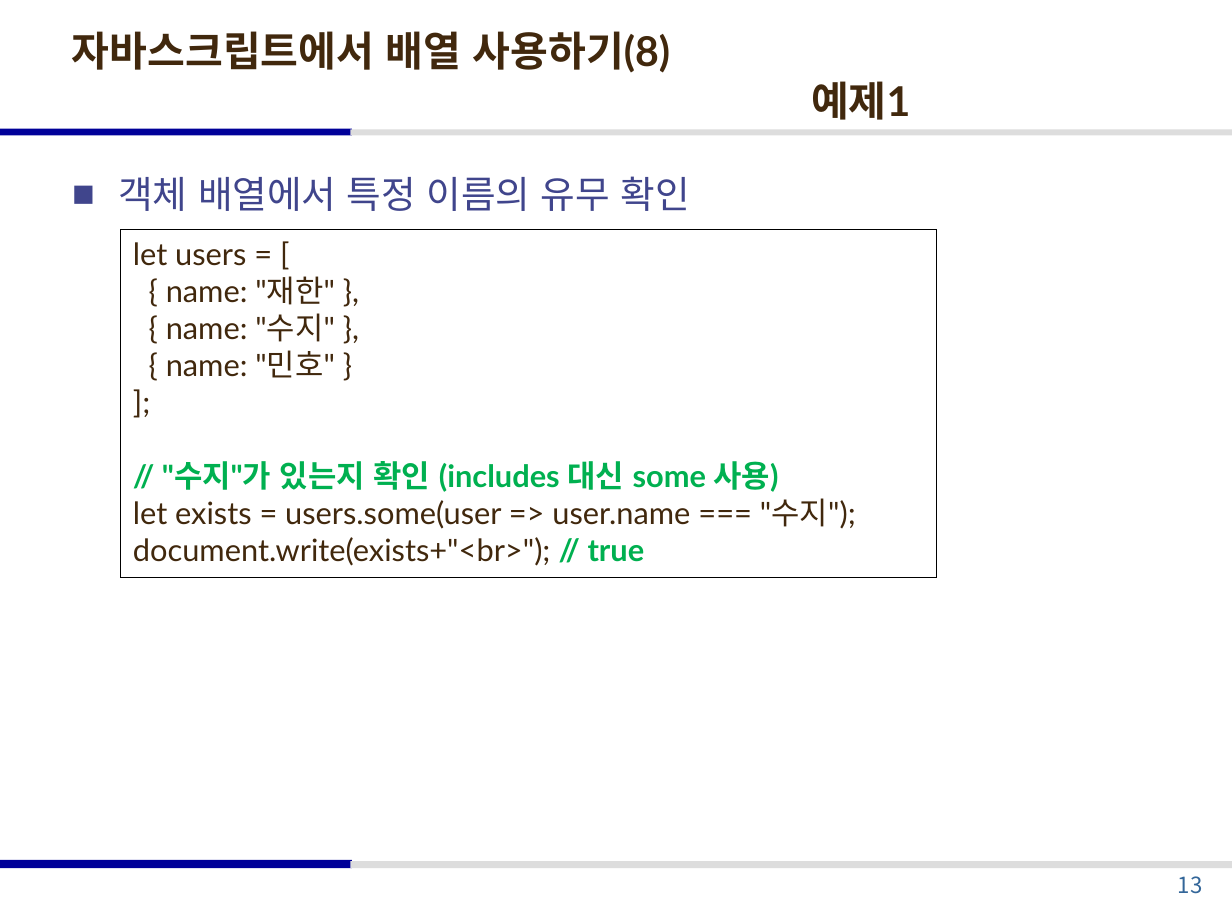
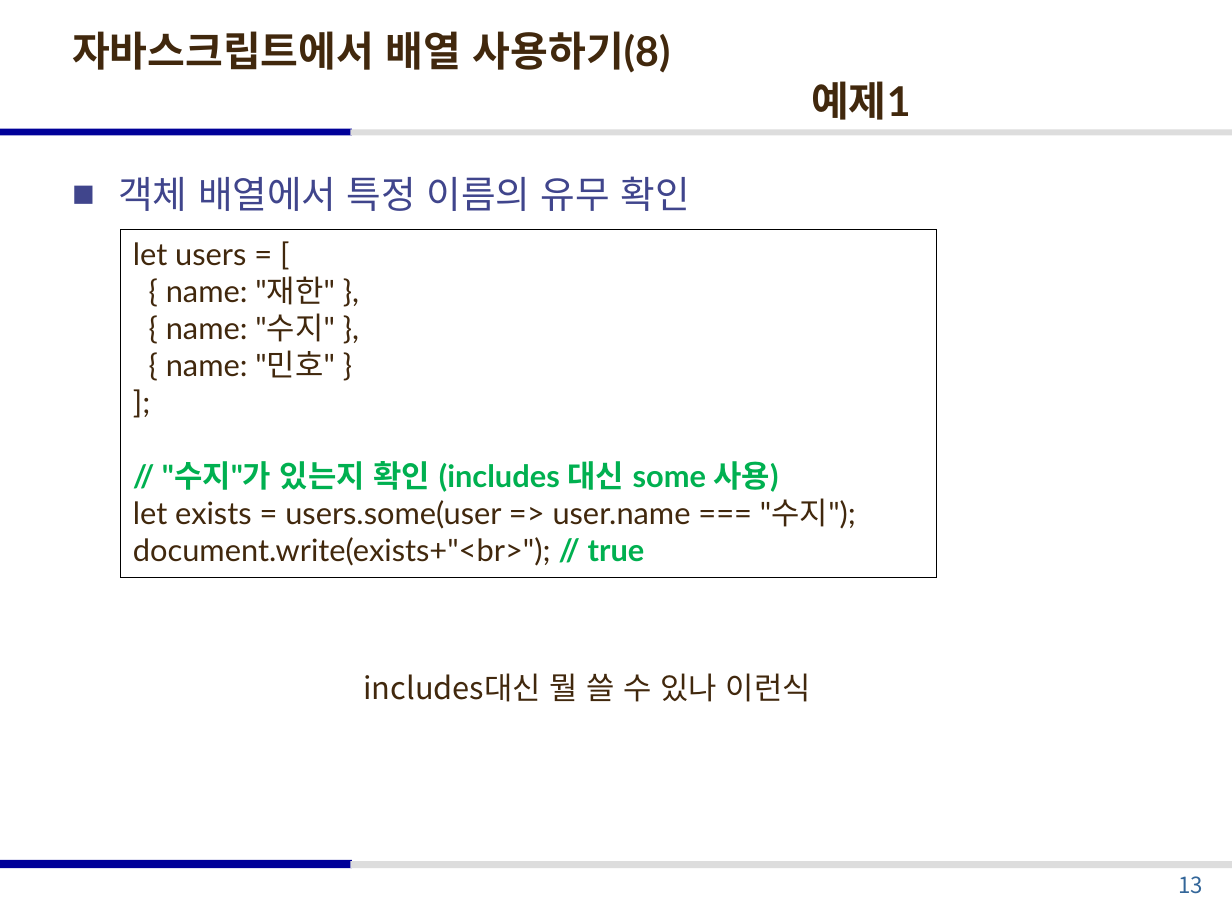
Before and after one commit to ilikecyberpunk/2-, a slide deck: slide 13 of 1학기/웹 프로그래밍/2026_웹 프로그래밍_part6.pptx. Drawn at 1232x924 pixels with LibreOffice and Linux fonts; fonts in the diff are those of the drawing. Boxes give left, top, right and bottom in pixels: in the first picture for what was removed or moved away, otherwise in the second. Text is boxed around its words. In the diff, an @@ line names an element or a change of style, - is before the commit and + after.

```diff
--- a/1학기/웹 프로그래밍/2026_웹 프로그래밍_part6.pptx
+++ b/1학기/웹 프로그래밍/2026_웹 프로그래밍_part6.pptx
@@ text added at bbox=[363, 673, 811, 702], 18 pt, text #41280D @@
+includes대신 뭘 쓸 수 있나 이런식
```
Also in this commit, not shown: 2 other slides changed, 15 other files.
